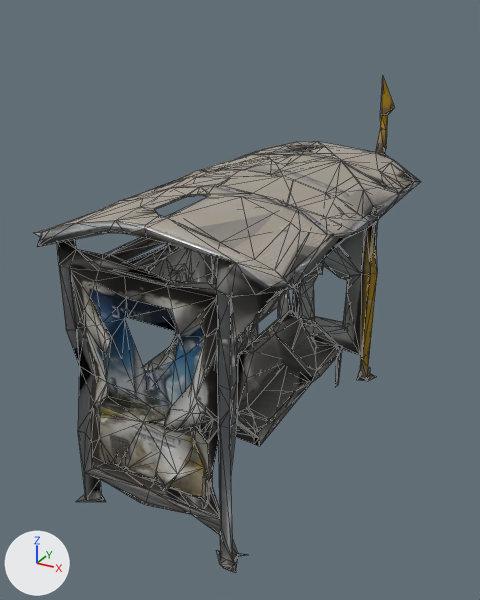
Renders of the glTF model shchuna-d/assets/models/e_busstop.glb from each side of a commit.
Rendered twice from a 50 mm lens placed at (0.658, -1.332, 0.521), pointed at (-0.035, -0.072, -0.109). Arrows for +X, +Y and +Z are at lower left; the lights stay in place. The first picture is the older version. Mesh edges are drawn as thin lines. Where no turn or scale is listed for an object, it has been applied to the vertices. Vertices at exactly the same position are counted once.

Objects in the first picture: 'tripo_node_00b9aea3-f079-4b41-a57a-3e050f2aeeca'.
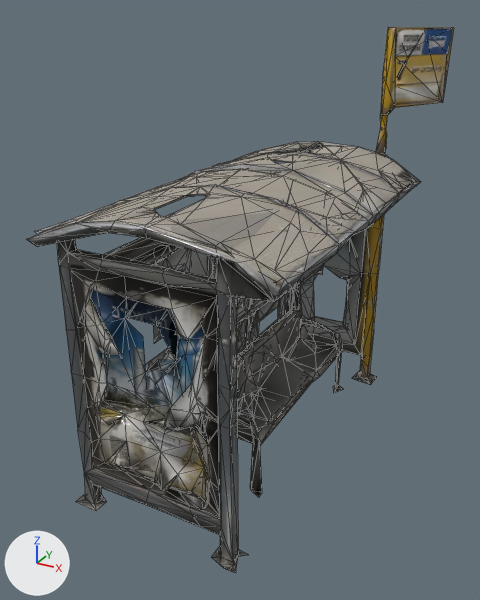
Where the newer file only moved an object's origin or applied its transform, the numbers keep the older frame.

Edits to the bpy script that builds the scene:
```text
Change me_tripo_mesh_00b9aea3_f079_4b41_a57a_3e050f2aeeca:
    used by ob_tripo_node_00b9aea3_f079_4b41_a57a_3e050f2aeeca; location = (-0.001, -0.058, -0.056)
    remove me_tripo_mesh_00b9aea3_f079_4b41_a57a_3e050f2aeeca.from_pydata(...)  # 1436 vertices, 3092 faces; spans x -0.258..0.258, y -0.437..0.437, z -0.424..0.424
    add me_tripo_mesh_00b9aea3_f079_4b41_a57a_3e050f2aeeca.from_pydata(...)  # 1718 vertices, 3652 faces; spans x -0.258..0.263, y -0.437..0.556, z -0.424..0.534
    me_tripo_mesh_00b9aea3_f079_4b41_a57a_3e050f2aeeca part 1: 2 vertices moved from x -0.118..0.114, y -0.408..0.373, z -0.416..-0.298 to x -0.119..0.113, y -0.407..0.378, z -0.41..-0.283; 8 vertices removed from x -0.257..0.179, y -0.413..0.397, z -0.297..0.216; 289 vertices added at x -0.258..0.263, y -0.436..0.556, z -0.424..0.534
    me_tripo_mesh_00b9aea3_f079_4b41_a57a_3e050f2aeeca part 2: 1 vertex added at x 0.057, y -0.162, z 0.247
```

Where the change shows, as pixel boxes (x1, y1, x2, y2) in the pictures (480 x 600 px):
'tripo_node_00b9aea3-f079-4b41-a57a-3e050f2aeeca', reshaped (10% wider, 10% taller): before (33, 77, 421, 573); after (26, 27, 454, 573)
part 1 of me_tripo_mesh_00b9aea3_f079_4b41_a57a_3e050f2aeeca, built on: before (33, 224, 308, 422); after (26, 27, 454, 564)
part 2 of me_tripo_mesh_00b9aea3_f079_4b41_a57a_3e050f2aeeca, added: after (216, 184, 274, 199)
